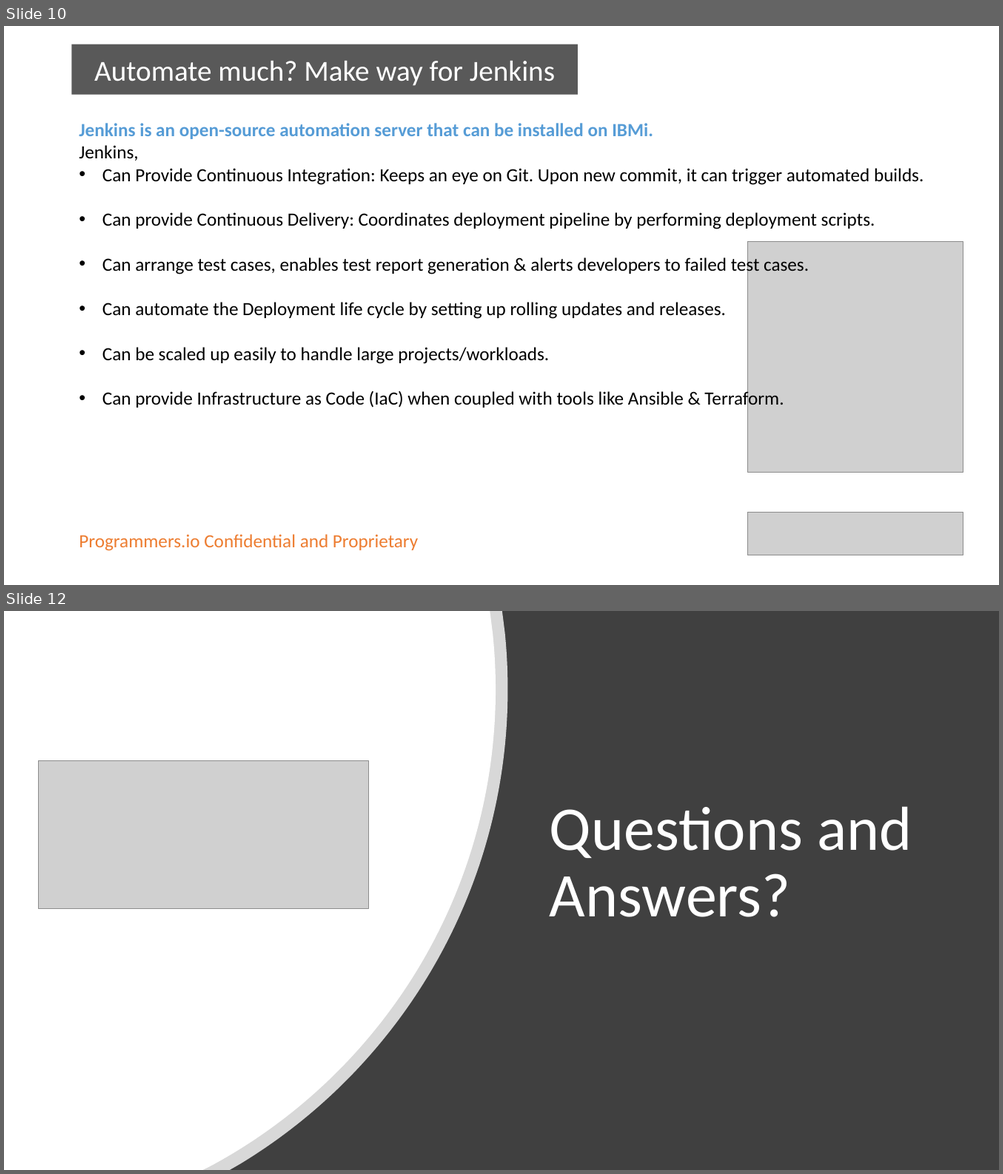
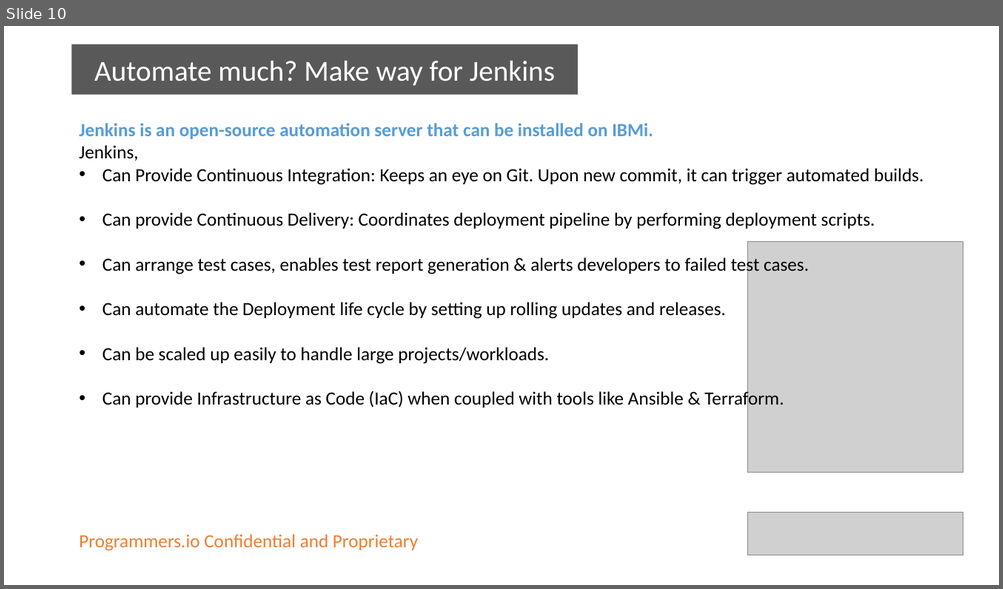
Before and after one commit to ravisankar-PIO/devopsonibmi, a slide deck: DevOps on IBMi.pptx. Shown one above the other, each under a label of ours: slides 10 and 12 before the commit, slide 10 after it; the slides between them are not shown. The pictures are 1003x1174 and 1003x589 pixels, drawn with LibreOffice and Linux fonts; fonts in the diff are those of the drawing; grey boxes stand for pictures. Boxes give left, top, right and bottom in pixels: in the first picture for what was removed or moved away, otherwise in the second. Text is boxed around its words. In the diff, an @@ line names an element or a change of style, - is before the commit and + after.

```diff
--- a/DevOps on IBMi.pptx
+++ b/DevOps on IBMi.pptx
@@ slide 12 removed at bbox=[4, 611, 999, 1170], background #FFFFFF @@
@@ rectangle removed at bbox=[4, 611, 999, 1170] @@
@@ freeform shape removed at bbox=[4, 611, 508, 1170] @@
@@ freeform shape removed at bbox=[4, 611, 495, 1170] @@
@@ picture removed at bbox=[38, 761, 369, 909] @@
@@ text removed at bbox=[549, 806, 911, 917] @@
-Questions and Answers?
```
Also in this commit, not shown: 2 slides changed, 2 slides added, 1 other file.
